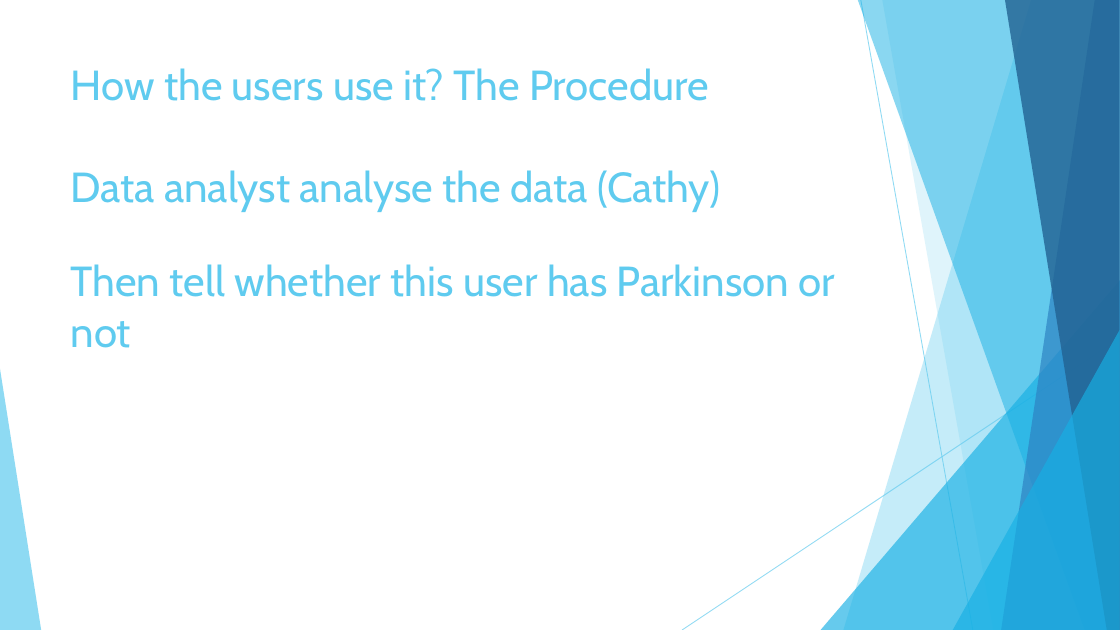
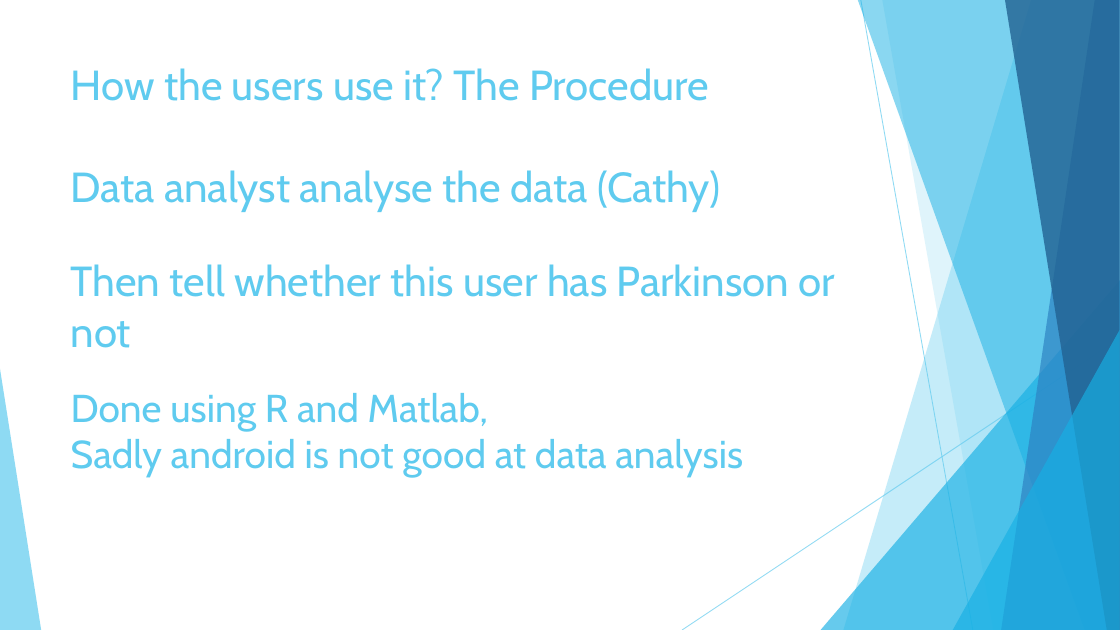
Before and after one commit to JiashuWu/NeuroGraph, a slide deck: slide 16 of Neurograph Project Presentation/Neurograph Presentation Jiashu Wu.pptx (slide 14 before the commit). Drawn at 1120x630 pixels with LibreOffice and Linux fonts; fonts in the diff are those of the drawing. Boxes give left, top, right and bottom in pixels: in the first picture for what was removed or moved away, otherwise in the second. Text is boxed around its words. In the diff, an @@ line names an element or a change of style, - is before the commit and + after.

```diff
--- a/Neurograph Project Presentation/Neurograph Presentation Jiashu Wu.pptx
+++ b/Neurograph Project Presentation/Neurograph Presentation Jiashu Wu.pptx
@@ text added at [71,393,743,477], 33.3 pt, text #5FCBEF @@
+Done using R and Matlab,
+Sadly android is not good at data analysis
```
Also in this commit, not shown: 1 other slide changed, 10 slides added, 1 other file.
